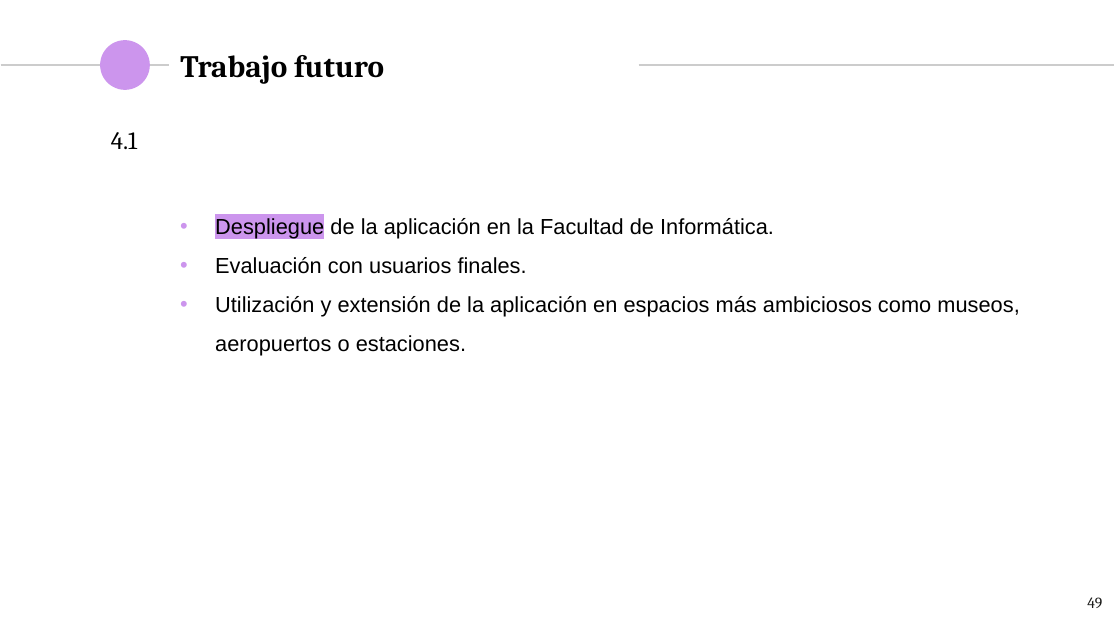
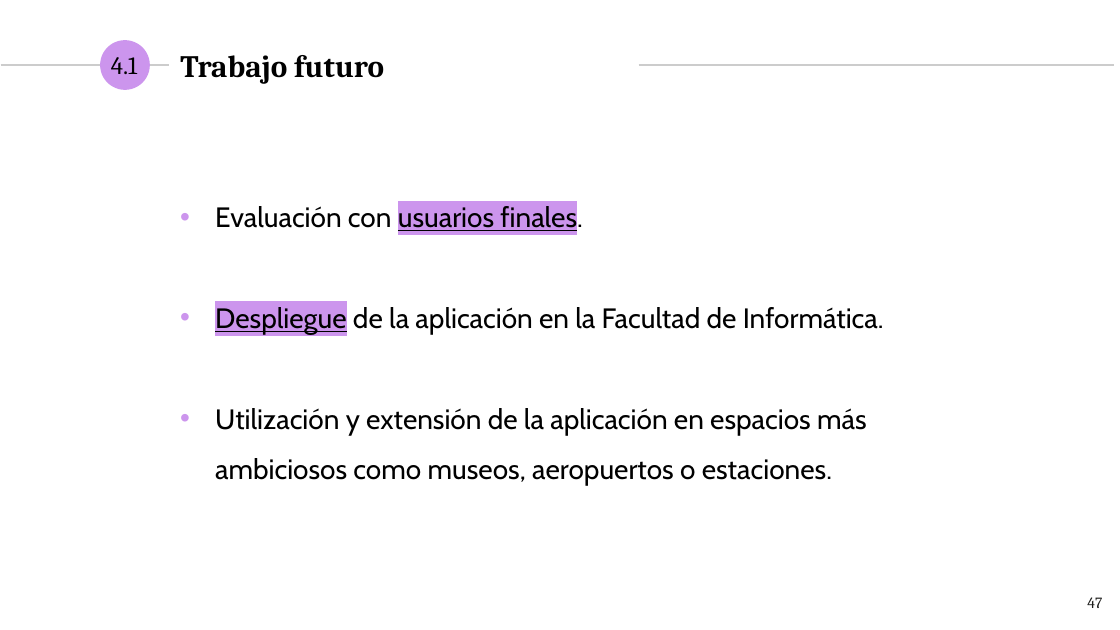
Before and after one commit to NILGroup/TFG-1920-DiscapacidadVisual, a slide deck: slide 47 of Defensa/Viola · SlidesCarnival_DiaposBelen.pptx (slide 49 before the commit). Drawn at 1120x630 pixels with LibreOffice and Linux fonts; fonts in the diff are those of the drawing. Boxes give left, top, right and bottom in pixels: in the first picture for what was removed or moved away, otherwise in the second. Text is boxed around its words. In the diff, an @@ line names an element or a change of style, - is before the commit and + after.

```diff
--- a/Defensa/Viola · SlidesCarnival_DiaposBelen.pptx
+++ b/Defensa/Viola · SlidesCarnival_DiaposBelen.pptx
@@ text "4.1": place and size @@
-text "4.1" at box(111, 132, 137, 149)
+text "4.1" at box(111, 57, 137, 74)
@@ text "Evaluación con usuarios finales.": place and size @@
-text "Evaluación con usuarios finales." at box(215, 218, 1019, 356)
+text "Evaluación con usuarios finales." at box(215, 204, 884, 486)
@@ text at box(215, 204, 582, 234): paragraph added @@
+• Evaluación con usuarios finales.
@@ text at box(215, 257, 527, 274): paragraph removed @@
-• Evaluación con usuarios finales.
@@ text at box(215, 307, 884, 486): size 14 to 18 pt, font Arial to Cabin in "Despliegue de la aplicación en la Facultad ...", "Utilización y extensión de la aplicación en ..."; underline on in "Despliegue" @@
@@ page number at box(1087, 597, 1102, 608): text changed @@
-49
+47
```
Also in this commit, not shown: 11 other slides changed, 2 slides added, 1 other file.
